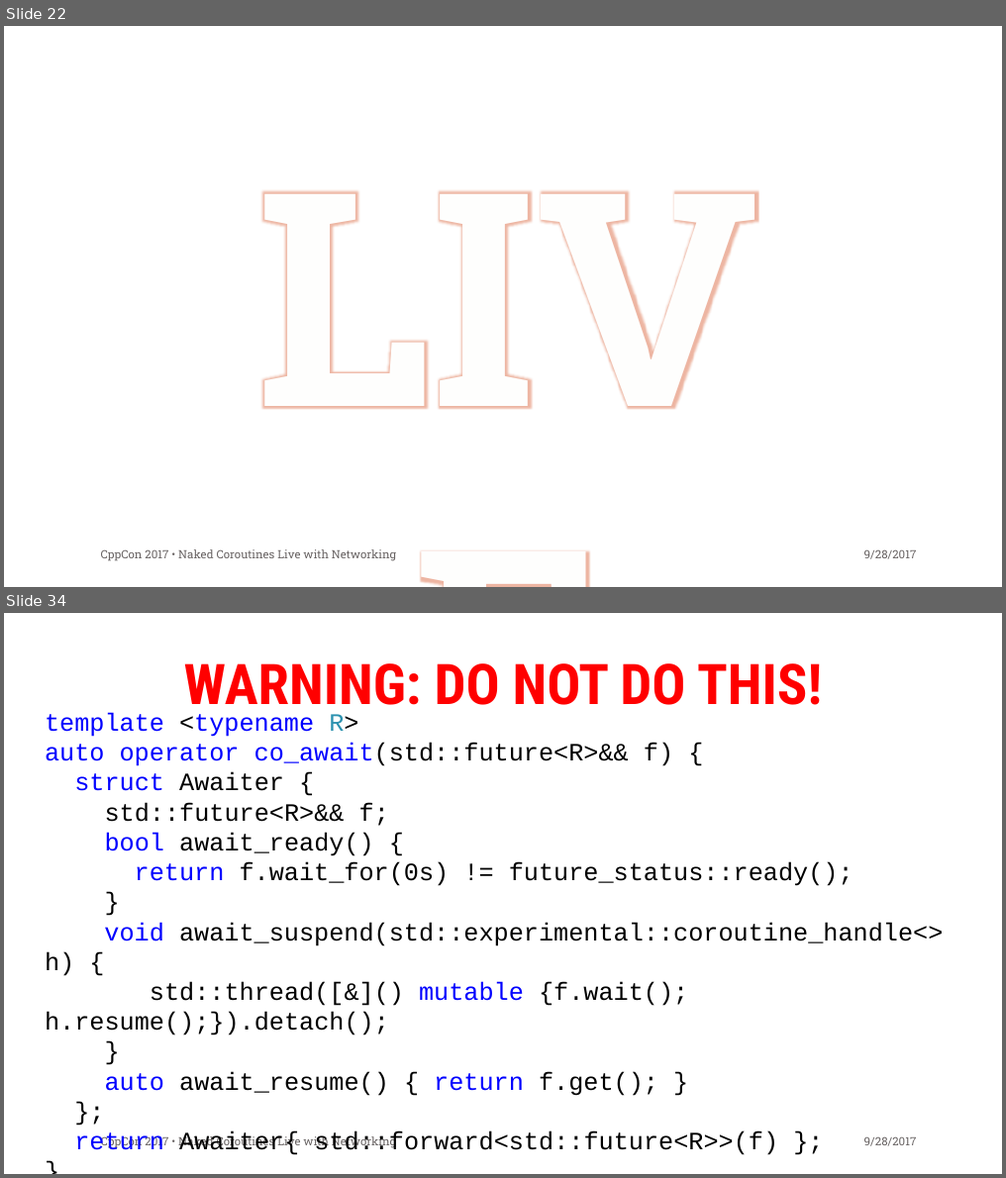
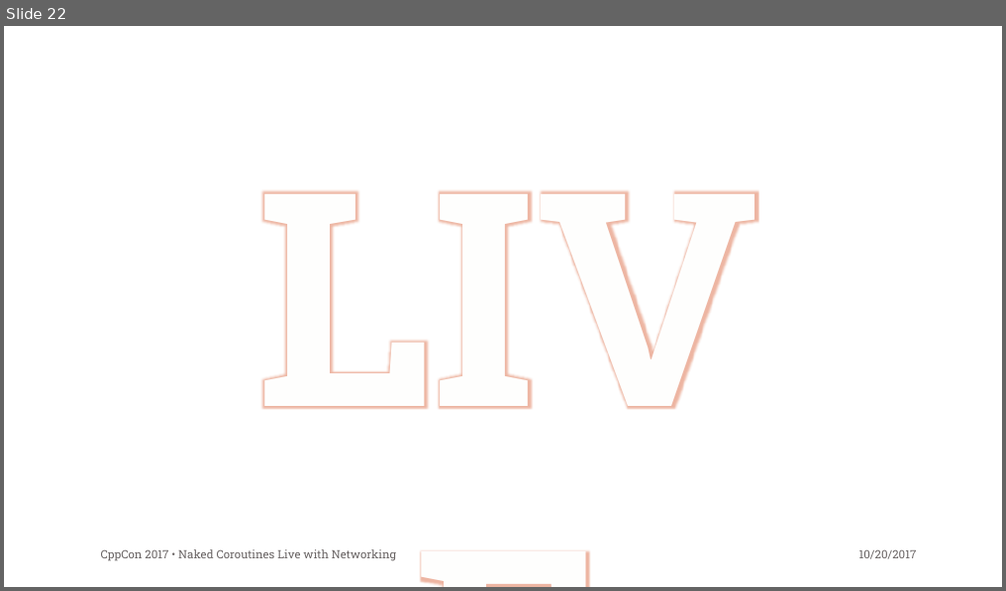
Before and after one commit to GorNishanov/await, a slide deck: 2017_CppCon/CppCon2017-NakedCoroutines.pptx. Shown one above the other, each under a label of ours: slides 22 and 34 before the commit, slide 22 after it; the slides between them are not shown. The pictures are 1006x1178 and 1006x591 pixels, drawn with LibreOffice and Linux fonts; fonts in the diff are those of the drawing; background and template pictures are left out. Boxes give left, top, right and bottom in pixels: in the first picture for what was removed or moved away, otherwise in the second. Text is boxed around its words. In the diff, an @@ line names an element or a change of style, - is before the commit and + after.

```diff
--- a/2017_CppCon/CppCon2017-NakedCoroutines.pptx
+++ b/2017_CppCon/CppCon2017-NakedCoroutines.pptx
@@ slide 34 removed at (4,613,1002,1174), background #FFFFFF; not listed: 1 template element that a slide beside it also shows @@
@@ title removed at (184,663,822,718) @@
-WARNING: DO NOT DO THIS!
@@ text removed at (45,712,943,1156) @@
-template <typename R>
-auto operator co_await(std::future<R>&& f) {
-struct Awaiter {
-std::future<R>&& f;
-bool await_ready() {
-return f.wait_for(0s) != future_status::ready();
-}
-void await_suspend(std::experimental::coroutine_handle<> h) {
-std::thread([&]() mutable {f.wait(); h.resume();}).detach();
-}
-auto await_resume() { return f.get(); }
-};
-return Awaiter{ std::forward<std::future<R>>(f) };
-}
@@ text removed at (101,1135,396,1149) @@
-CppCon 2017 • Naked Coroutines Live with Networking
@@ text removed at (864,1137,917,1147) @@
-9/28/2017
@@ page number removed at (930,1127,982,1157) @@
-34
@@ slide 22 changed as well @@
@@ text at (859,550,917,560): text changed @@
-9/28/2017
+10/20/2017
```
Also in this commit, not shown: 27 other slides changed, 5 other slides removed, 1 other file.
